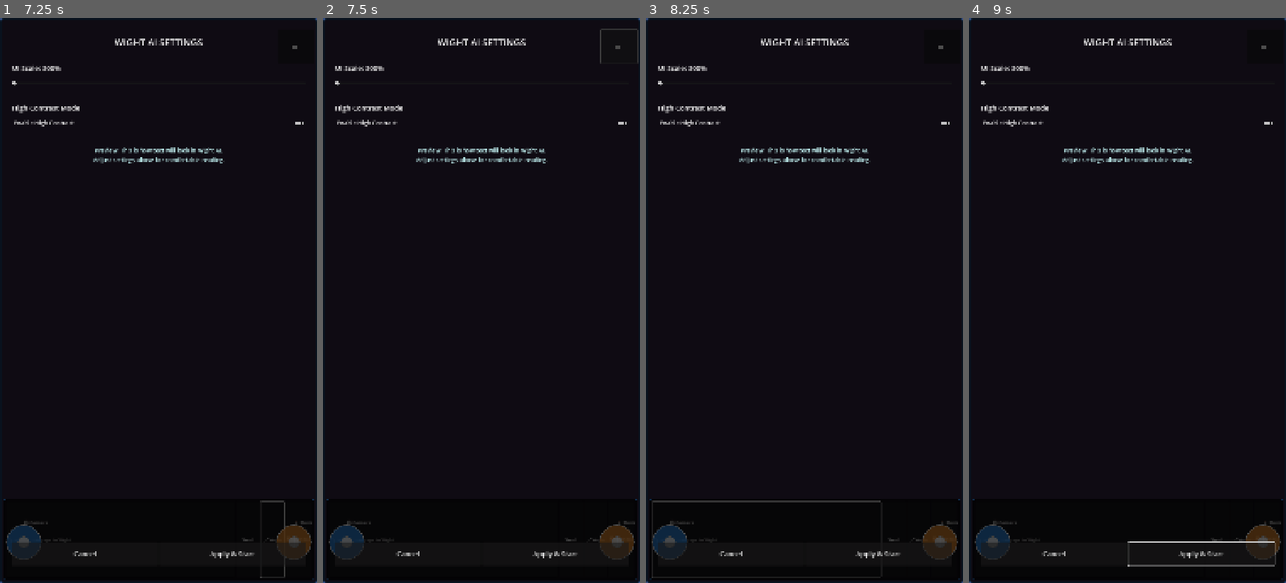
Above: before the commit, frames 1-4 (left to right).
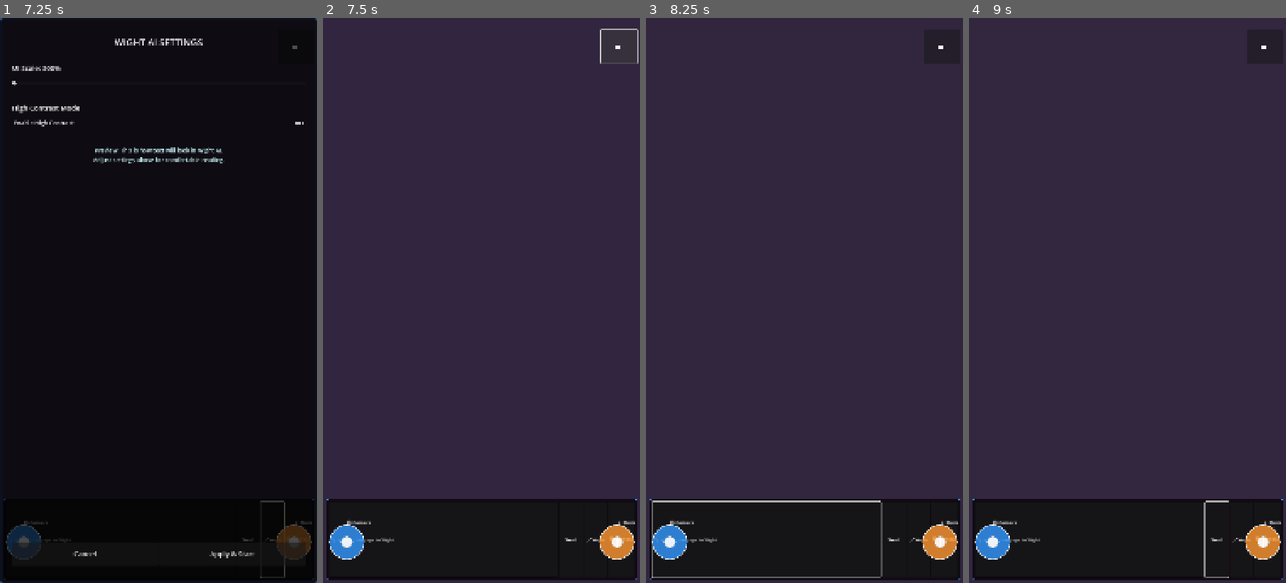
Above: after the commit, the same moments.

Repository: MulletGiraffe/Wight-AI
Game: Godot game, scene res://scenes/WightWorld.tscn
The game is run twice, just before and just after one commit, with the same random seed, the same clock (stepped at 60 frames per second) and the same inputs.
Inputs (mouse positions are in pixels of both pictures, inside the frame that each line leads up to):
- Up to frame 1 (7.25 s): click (120, 537) at 0.52 s; type "12" at 0.6 s; click "Apply & Start" at 1.25 s; click "Apply & Start" at 2 s; click "Enable High Contrast" at 2.75 s; click "Send" at 3.5 s; click "🔊 Speaking" at 4.25 s; click "🔴 Stop" at 5 s; click "🎤 Voice" at 5.75 s; click "📷 Camera" at 6.5 s
- Up to frame 2 (7.5 s): click "👁️" at 7.25 s
- Up to frame 3 (8.25 s): click (731, 554) at 8 s, where only the run before the commit has a clickable "Cancel"
- Up to frame 4 (9 s): tap Enter at 8.75 s; move the mouse to (1197, 272) at 8.77 s; hold Right from 8.78 s (still down); tap C at 8.85 s; click (1197, 272) at 8.92 s

Frame 1 is identical in both runs. In frame 2, 87% of the frame differs, in the area x 0-100%, y 0-100%; in frame 3, 88%; in frame 4, 88%.
Error in both runs: Trying to return an array of type "Array" where expected return type is "Array[String]". (res://scripts/LanguageAcquisition.gd:668)

Commit message:
Refactor UI initialization and startup behavior with enhanced logging
Co-authored-by: wight.the.dev <wight.the.dev@gmail.com>

Diff:
--- a/WightGodot/scenes/WightWorld.tscn
+++ b/WightGodot/scenes/WightWorld.tscn
@@ -55,9 +55,13 @@
 anchor_top = 0.0
 anchor_right = 1.0
 anchor_bottom = 1.0
-theme_override_styles/panel = SubResource("StyleBoxFlat_1")
-modulate = Color(1, 1, 1, 0.95)
-z_index = 100
+offset_left = 0.0
+offset_top = 0.0
+offset_right = 0.0
+offset_bottom = 0.0
+theme_override_styles/panel = SubResource("StyleBoxFlat_1")
+modulate = Color(1, 1, 1, 1.0)
+z_index = 1000
 
 [node name="SettingsContainer" type="VBoxContainer" parent="UI/SettingsPanel"]
 layout_mode = 1
@@ -156,6 +160,8 @@
 offset_top = 10.0
 offset_right = -10.0
 offset_bottom = -10.0
+visible = true
+modulate = Color(1, 1, 1, 1)
 
 [node name="TopPanel" type="Panel" parent="UI/MainInterface"]
 layout_mode = 2
--- a/WightGodot/scripts/WightWorld.gd
+++ b/WightGodot/scripts/WightWorld.gd
@@ -47,7 +47,7 @@
 # UI Settings
 var ui_scale: float = 1.0
 var high_contrast_mode: bool = false
-var settings_panel_active: bool = true
+var settings_panel_active: bool = false  # Skip settings panel at startup
 var ui_visible: bool = true
 
 # User Experience Management
@@ -92,10 +92,32 @@
 	var screen_size = get_viewport().get_visible_rect().size
 	print("📱 Screen size: %dx%d" % [screen_size.x, screen_size.y])
 
+	# Force the UI/SettingsPanel to be visible
+	var settings_panel = $UI/SettingsPanel
+	if settings_panel:
+		settings_panel.visible = true
+		settings_panel.modulate = Color.WHITE
+		settings_panel.self_modulate = Color.WHITE
+		settings_panel.z_index = 1000
+		print("✅ DIRECT ACCESS: Settings panel made visible")
+		print("📏 Settings panel size: %s" % settings_panel.size)
+		print("📍 Settings panel position: %s" % settings_panel.position)
+		print("🎨 Settings panel modulate: %s" % settings_panel.modulate)
+		print("🔢 Settings panel z_index: %d" % settings_panel.z_index)
+
+		# Also check the title to ensure the whole panel works
+		var title = settings_panel.get_node("SettingsContainer/SettingsTitle")
+		if title:
+			print("📝 Settings title text: '%s'" % title.text)
+		else:
+			print("❌ Settings title not found!")
+	else:
+		print("❌ CRITICAL: Could not find $UI/SettingsPanel directly!")
+
 	if ui_elements.has("settings_panel"):
 		ui_elements.settings_panel.visible = true
 		ui_elements.settings_panel.modulate = Color.WHITE
-		print("✅ Settings panel made visible")
+		print("✅ Settings panel made visible via ui_elements")
 		print("📏 Settings panel size: %s" % ui_elements.settings_panel.size)
 		print("📍 Settings panel position: %s" % ui_elements.settings_panel.position)
 
@@ -302,14 +324,53 @@
 	if ui_elements.has("ui_toggle_button"):
 		ui_elements.ui_toggle_button.pressed.connect(toggle_ui_visibility)
 
-	# Show settings panel initially, hide main interface
-	if ui_elements.has("main_interface"):
-		ui_elements.main_interface.visible = false
-	if ui_elements.has("settings_panel"):
-		ui_elements.settings_panel.visible = true
-		# Ensure settings panel is properly styled and visible
-		ui_elements.settings_panel.modulate = Color.WHITE
-		ui_elements.settings_panel.self_modulate = Color.WHITE
+	# CRITICAL: Hide main interface COMPLETELY at startup
+	var main_interface = $UI/MainInterface
+	if main_interface:
+		main_interface.visible = false
+		main_interface.modulate = Color.TRANSPARENT
+		print("❌ Main interface forcibly hidden and made transparent")
+
+	# Force dual joystick controller to be hidden at startup
+	if ui_elements.has("dual_joystick_controller"):
+		ui_elements.dual_joystick_controller.visible = false
+		print("❌ Dual joystick controller hidden")
+
+	# BYPASS SETTINGS - Go directly to main interface
+	if settings_panel_active:
+		# Show settings panel initially, hide main interface
+		if ui_elements.has("main_interface"):
+			ui_elements.main_interface.visible = false
+			ui_elements.main_interface.modulate = Color.TRANSPARENT
+			print("❌ Main interface hidden via ui_elements")
+		if ui_elements.has("settings_panel"):
+			ui_elements.settings_panel.visible = true
+			ui_elements.settings_panel.modulate = Color.WHITE
+			ui_elements.settings_panel.self_modulate = Color.WHITE
+			ui_elements.settings_panel.z_index = 1000  # Force high z-index
+			print("✅ Settings panel forced visible with high z-index")
+			print("📏 Settings panel size: %s" % ui_elements.settings_panel.size)
+			print("📍 Settings panel position: %s" % ui_elements.settings_panel.position)
+			print("🎨 Settings panel modulate: %s" % ui_elements.settings_panel.modulate)
+		else:
+			print("❌ CRITICAL: Settings panel not found in ui_elements!")
+			print("Available UI elements: %s" % ui_elements.keys())
+	else:
+		# Skip settings panel - go directly to main interface
+		print("🚀 BYPASSING SETTINGS PANEL - Going directly to main interface")
+		if ui_elements.has("settings_panel"):
+			ui_elements.settings_panel.visible = false
+		if ui_elements.has("main_interface"):
+			ui_elements.main_interface.visible = true
+			ui_elements.main_interface.modulate = Color.WHITE
+			print("✅ Main interface shown directly")
+
+		# Apply default settings
+		apply_ui_scale(3.0)  # Default UI scale
+		apply_contrast_mode(false)  # Default contrast
+
+		# Show dual joystick system
+		call_deferred("show_dual_joystick_system")
 
 	# Load saved settings if any
 	load_ui_settings()
Not shown, added: WightGodot/scripts/DualJoystickController.gd.uid
Not shown, added: WightGodot/scripts/LanguageAcquisition.gd.uid
Not shown, added: WightGodot/scripts/MemoryConsolidator.gd.uid
Not shown, added: WightGodot/scripts/NotificationSystem.gd.uid
Not shown, added: WightGodot/scripts/UserExperienceManager.gd.uid
Not shown, added: WightGodot/scripts/VisualCortex.gd.uid
Not shown, added: WightGodot/scripts/WorldNavigationSystem.gd.uid
